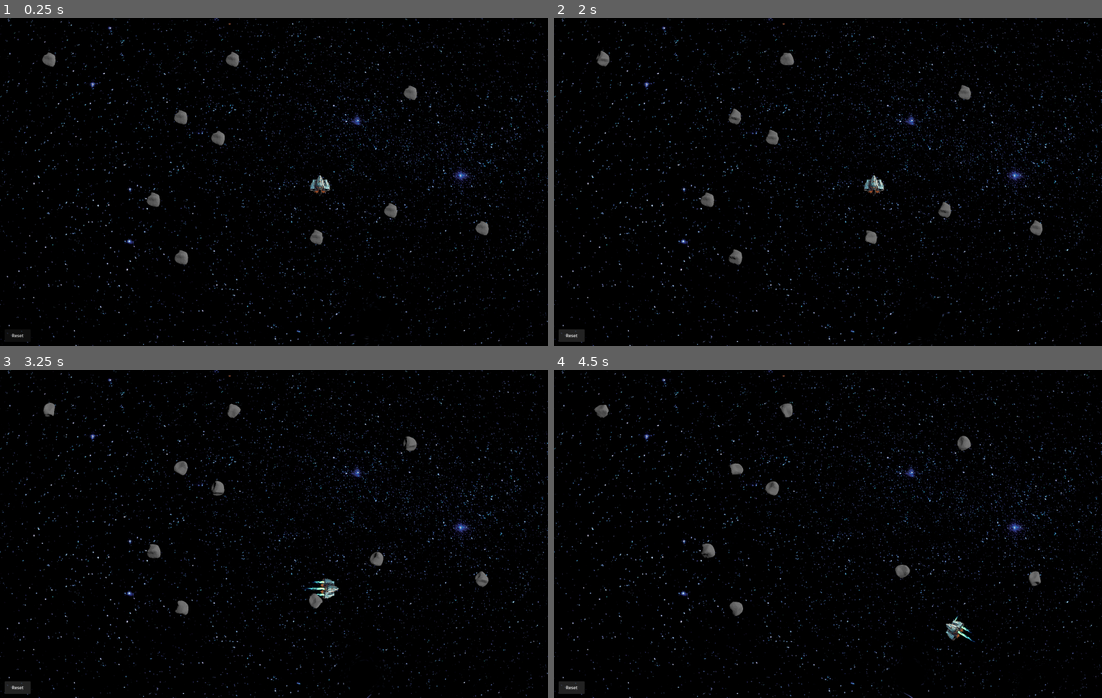
Above: before the commit, frames 1-4 (two rows, left to right).
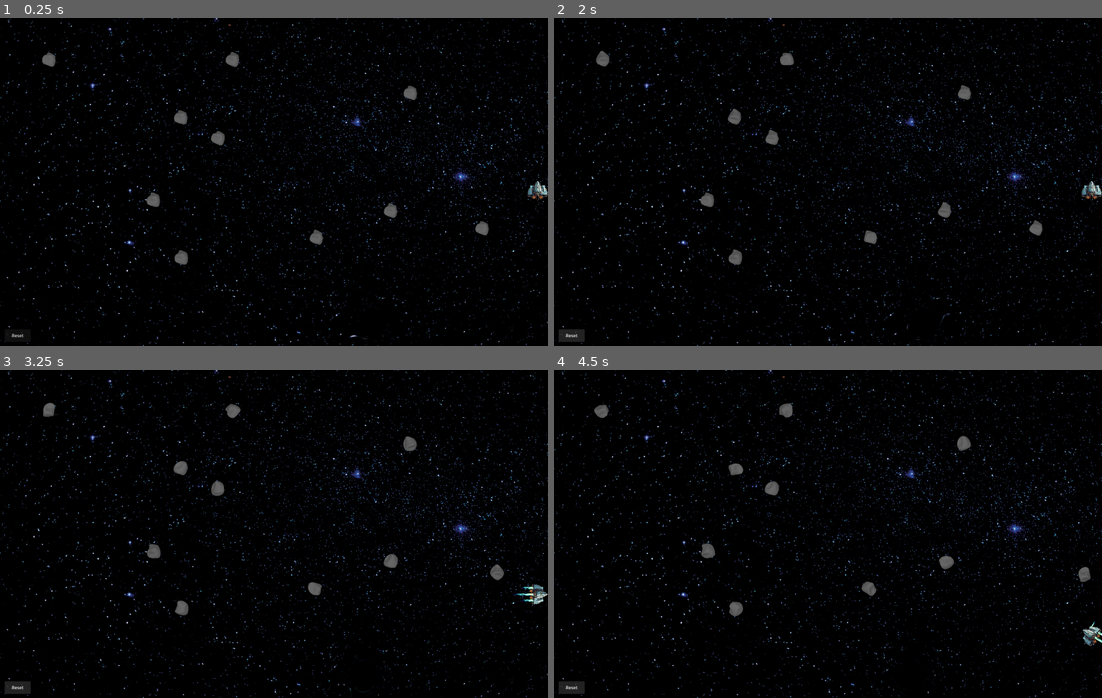
Above: after the commit, the same moments.

Repository: minorinterval/gamejams
Game: Godot game, scene res://Main Scenes/gameplay.tscn
Two runs of this game, one before a commit and one after it. Both use one fixed random seed, a clock stepped at 60 frames per second and the inputs below. The engine's default icon, where the game draws it, is replaced by a stand-in: a white triangle on a blue panel in a dark square.
Inputs:
- Up to frame 1 (0.25 s): no input
- Up to frame 2 (2 s): hold D (move_right) 0.53-1.25 s; tap Space (shockwave) at 0.6 s; click "Reset" at 1.25 s
- Up to frame 3 (3.25 s): hold S (move_down) 2.03-2.78 s; tap Space (shockwave) at 2.1, 2.85 s; hold D (move_right) from 2.78 s (still down)
- Up to frame 4 (4.5 s): release D (move_right) at 3.53 s; hold W (move_up) 3.53-4.28 s; tap Space (shockwave) at 3.6, 4.35 s; hold A (move_left) from 4.28 s (still down)

The runs differ from the first frame. In frame 1, 7.0% of the frame differs, in the area x 0-100%, y 0-100%; in frame 2, 7.0%; in frame 3, 7.5%; in frame 4, 7.5%.

Commit message:
thruster glow
thrusters glow actual light now

Diff:
--- a/OrbitalHarvest/Main Scenes/gameplay.tscn
+++ b/OrbitalHarvest/Main Scenes/gameplay.tscn
@@ -15,15 +15,18 @@
 [node name="Gameplay" type="Node2D"]
 
 [node name="Starfield" type="Sprite2D" parent="."]
-position = Vector2(989, 636)
+light_mask = 512
+z_index = -1000
+position = Vector2(989, 640)
 scale = Vector2(0.992445, 1.00349)
 texture = ExtResource("1_vv18f")
 
 [node name="StartPosition" type="Node2D" parent="."]
 position = Vector2(983, 636)
+scale = Vector2(-8.09353, 1.85718)
 
 [node name="Player" parent="." instance=ExtResource("2_ycjnb")]
-position = Vector2(1168, 614)
+position = Vector2(2221, 635)
 accel_rate = 5.0
 rot_speed = 5.0
 
--- a/OrbitalHarvest/Other scenes/asteroid.tscn
+++ b/OrbitalHarvest/Other scenes/asteroid.tscn
@@ -44,8 +44,8 @@
 fov = 26.1
 
 [node name="DirectionalLight3D" type="DirectionalLight3D" parent="TextureRect/SubViewport"]
-transform = Transform3D(0.653539, -0.435482, 0.468001, 0.318183, 0.797036, 0.886203, -0.682758, 0, 0.730645, 6.99357, 3.78027, 11.4322)
-light_energy = 0.536
+transform = Transform3D(1, 0, 0, 0, 1, 0, 0, 0, 1, 18.7629, 0, 32)
+light_energy = 0.4
 
 [node name="CollisionShape2D" type="CollisionShape2D" parent="."]
 position = Vector2(-1, -1)
--- a/OrbitalHarvest/Player/ship.tscn
+++ b/OrbitalHarvest/Player/ship.tscn
@@ -13,6 +13,15 @@
 shader_parameter/size = 0.0
 shader_parameter/thickness = 0.0
 
+[sub_resource type="Gradient" id="Gradient_l4p2w"]
+offsets = PackedFloat32Array(0, 0.733766)
+colors = PackedColorArray(1, 1, 1, 1, 0, 0, 0, 1)
+
+[sub_resource type="GradientTexture2D" id="GradientTexture2D_1t25c"]
+gradient = SubResource("Gradient_l4p2w")
+fill = 1
+fill_from = Vector2(0.5, 0.5)
+
 [sub_resource type="CapsuleShape2D" id="CapsuleShape2D_sg2me"]
 radius = 32.0
 height = 64.0
@@ -21,11 +30,13 @@
 script = ExtResource("1_5bono")
 
 [node name="ship" type="Sprite2D" parent="."]
+light_mask = 2
 position = Vector2(-2.38419e-07, -2)
 scale = Vector2(0.38, 0.38)
 texture = ExtResource("2_w1pgo")
 
 [node name="Shockwave" type="Sprite2D" parent="ship"]
+light_mask = 2
 material = SubResource("ShaderMaterial_n2rxs")
 position = Vector2(6.27418e-07, 5.26316)
 scale = Vector2(6, 6)
@@ -53,6 +64,16 @@
 rotation = -1.5708
 scale = Vector2(0.153, 0.29)
 
+[node name="JetLight" type="PointLight2D" parent="ship"]
+position = Vector2(5.26316, 5.26316)
+scale = Vector2(10, 10)
+color = Color(0, 1, 1, 1)
+energy = 0.6
+range_z_min = 0
+range_layer_max = 1
+shadow_enabled = true
+texture = SubResource("GradientTexture2D_1t25c")
+
 [node name="CollisionShape2D" type="CollisionShape2D" parent="."]
 position = Vector2(0, -2)
 shape = SubResource("CapsuleShape2D_sg2me")
--- a/OrbitalHarvest/shaders/shockwave.gdshader
+++ b/OrbitalHarvest/shaders/shockwave.gdshader
@@ -17,6 +17,7 @@
 	vec2 scaledUV = (SCREEN_UV - vec2(0.5, 0.0) ) / vec2(ratio, 1.0) + vec2(0.5, 0.0);
 	float mask = (1.0 - smoothstep(size-0.1, size, length(scaledUV - center))) * smoothstep(size-thickness-0.1, size-thickness, length(scaledUV - center));
 	vec2 disp = normalize(SCREEN_UV - center) * force * mask;
+	//COLOR = texture(SCREEN_TEXTURE, SCREEN_UV - disp);
 	COLOR = textureLod(SCREEN_TEXTURE, SCREEN_UV - disp, 0);
 	//COLOR.rgb = vec3(mask);
 }
Not shown: 1 places in OrbitalHarvest/Player/ship.tscn that only renumber resources
